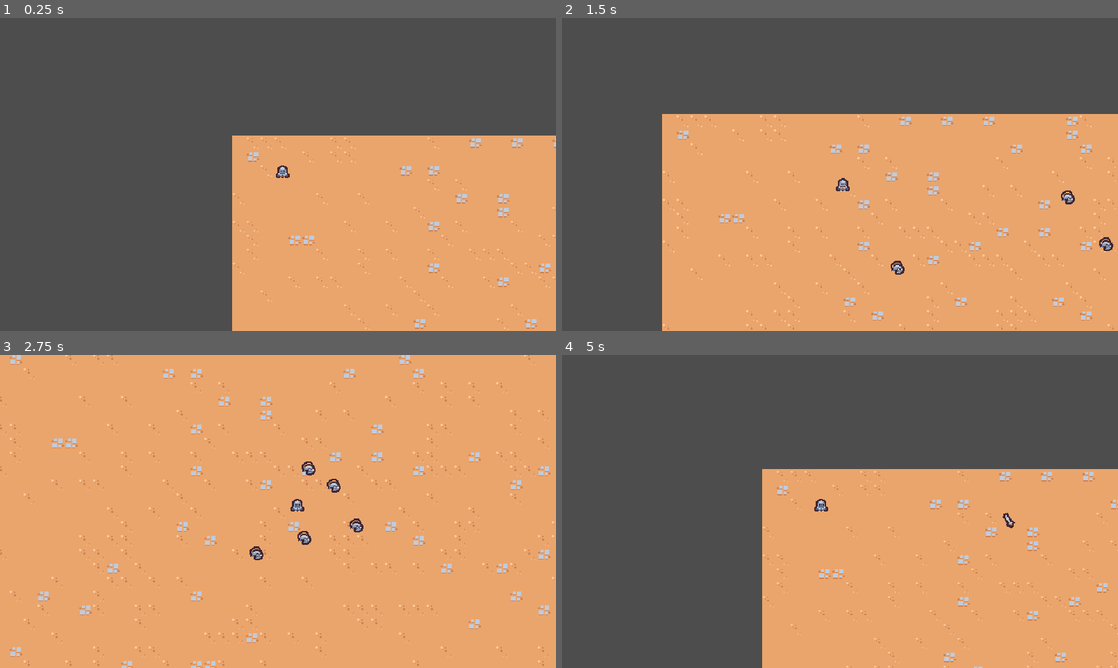
Above: before the commit, frames 1-4 (two rows, left to right).
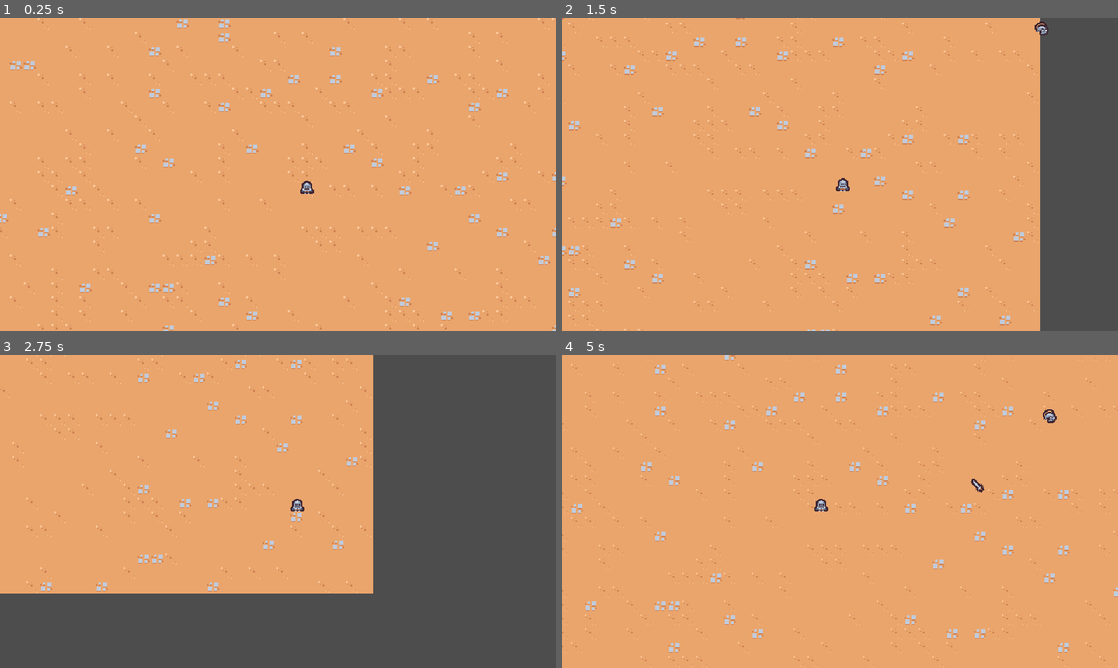
Above: after the commit, the same moments.

Repository: EricksonSiqueira/2DSurvivorsCourse
Game: Godot game, scene res://scenes/main/main.tscn
Two runs of this game, one before a commit and one after it. Both use one fixed random seed, a clock stepped at 60 frames per second and the inputs below.
Inputs:
- Up to frame 1 (0.25 s): no input
- Up to frame 2 (1.5 s): hold D (move_right) 0.53-1.28 s; hold S (move_down) from 1.28 s (still down)
- Up to frame 3 (2.75 s): release S (move_down) at 2.03 s; hold D (move_right) from 2.03 s (still down)
- Up to frame 4 (5 s): release D (move_right) at 2.78 s; hold Up (move_up) 2.78-3.53 s; hold A (move_left) from 3.53 s (still down)

The runs differ from the first frame. In frame 1, 66% of the frame differs, in the area x 0-100%, y 0-100%; in frame 2, 51%; in frame 3, 52%; in frame 4, 61%.

Commit message:
feat: basic enemy spawner

Diff:
--- a/scenes/main/main.tscn
+++ b/scenes/main/main.tscn
@@ -1,11 +1,13 @@
 [gd_scene load_steps=5 format=3 uid="uid://bsxlxlo54ik0d"]
 
 [ext_resource type="PackedScene" uid="uid://d3fh6aid1yfwp" path="res://scenes/game_camera/game_camera.tscn" id="1_00esh"]
+[ext_resource type="PackedScene" uid="uid://dff6ckvso5rwc" path="res://scenes/manager/enemy_manager.tscn" id="1_mr0e6"]
 [ext_resource type="PackedScene" uid="uid://der2tnpnp5pna" path="res://scenes/player/player.tscn" id="1_urxhg"]
 [ext_resource type="TileSet" uid="uid://dgurgy57nj7gi" path="res://resources/tileset.tres" id="2_aghua"]
-[ext_resource type="PackedScene" uid="uid://dy80dhfmp15mr" path="res://scenes/basic_enemy/basic_enemy.tscn" id="4_l6yuy"]
 
 [node name="Main" type="Node"]
+
+[node name="EnemyManager" parent="." instance=ExtResource("1_mr0e6")]
 
 [node name="GameCamera" parent="." instance=ExtResource("1_00esh")]
 
@@ -15,22 +17,4 @@
 layer_0/tile_data = PackedInt32Array(196608, 1, 4, 196609, 1, 4, 196610, 1, 4, 196611, 1, 4, 196612, 1, 4, 196613, 1, 4 …(23923 unchanged characters)…
 
 [node name="Player" parent="." instance=ExtResource("1_urxhg")]
-position = Vector2(58, 49)
-
-[node name="BasicEnemy" parent="." instance=ExtResource("4_l6yuy")]
-position = Vector2(375, 287)
-
-[node name="BasicEnemy2" parent="." instance=ExtResource("4_l6yuy")]
-position = Vector2(414, 486)
-
-[node name="BasicEnemy3" parent="." instance=ExtResource("4_l6yuy")]
-position = Vector2(576, 392)
-
-[node name="BasicEnemy4" parent="." instance=ExtResource("4_l6yuy")]
-position = Vector2(673, 310)
-
-[node name="BasicEnemy5" parent="." instance=ExtResource("4_l6yuy")]
-position = Vector2(656, 192)
-
-[node name="BasicEnemy6" parent="." instance=ExtResource("4_l6yuy")]
-position = Vector2(616, 120)
+position = Vector2(407, 268)
--- /dev/null
+++ b/scenes/manager/enemy_manager.gd
@@ -0,0 +1,24 @@
+extends Node
+
+const SPAWN_RADIUS = 375
+
+@export var basic_enemy_scene: PackedScene
+
+
+func _ready():
+	$Timer.timeout.connect(on_timer_timeout)
+
+
+func on_timer_timeout():
+	var player = get_tree().get_first_node_in_group("player") as Node2D
+	if (player == null):
+		return
+
+	var random_spawn_point = Vector2.RIGHT.rotated(randf_range(0, TAU)) * SPAWN_RADIUS
+	var spawn_position = player.global_position + random_spawn_point
+
+	#Cria inimigo
+	var enemy = basic_enemy_scene.instantiate() as Node2D
+	#Pega o nó pai, que nesse caso vai ser a main e adiciona um inimigo
+	get_parent().add_child(enemy)
+	enemy.global_position = spawn_position
--- /dev/null
+++ b/scenes/manager/enemy_manager.tscn
@@ -0,0 +1,11 @@
+[gd_scene load_steps=3 format=3 uid="uid://dff6ckvso5rwc"]
+
+[ext_resource type="Script" path="res://scenes/manager/enemy_manager.gd" id="1_k8rii"]
+[ext_resource type="PackedScene" uid="uid://dy80dhfmp15mr" path="res://scenes/basic_enemy/basic_enemy.tscn" id="2_8qkwa"]
+
+[node name="EnemyManager" type="Node"]
+script = ExtResource("1_k8rii")
+basic_enemy_scene = ExtResource("2_8qkwa")
+
+[node name="Timer" type="Timer" parent="."]
+autostart = true
